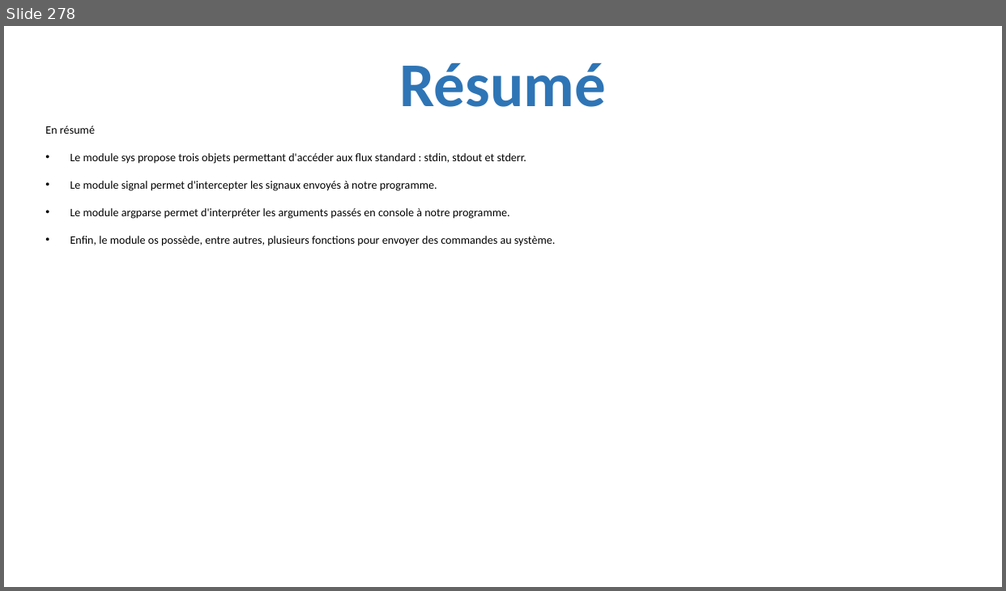
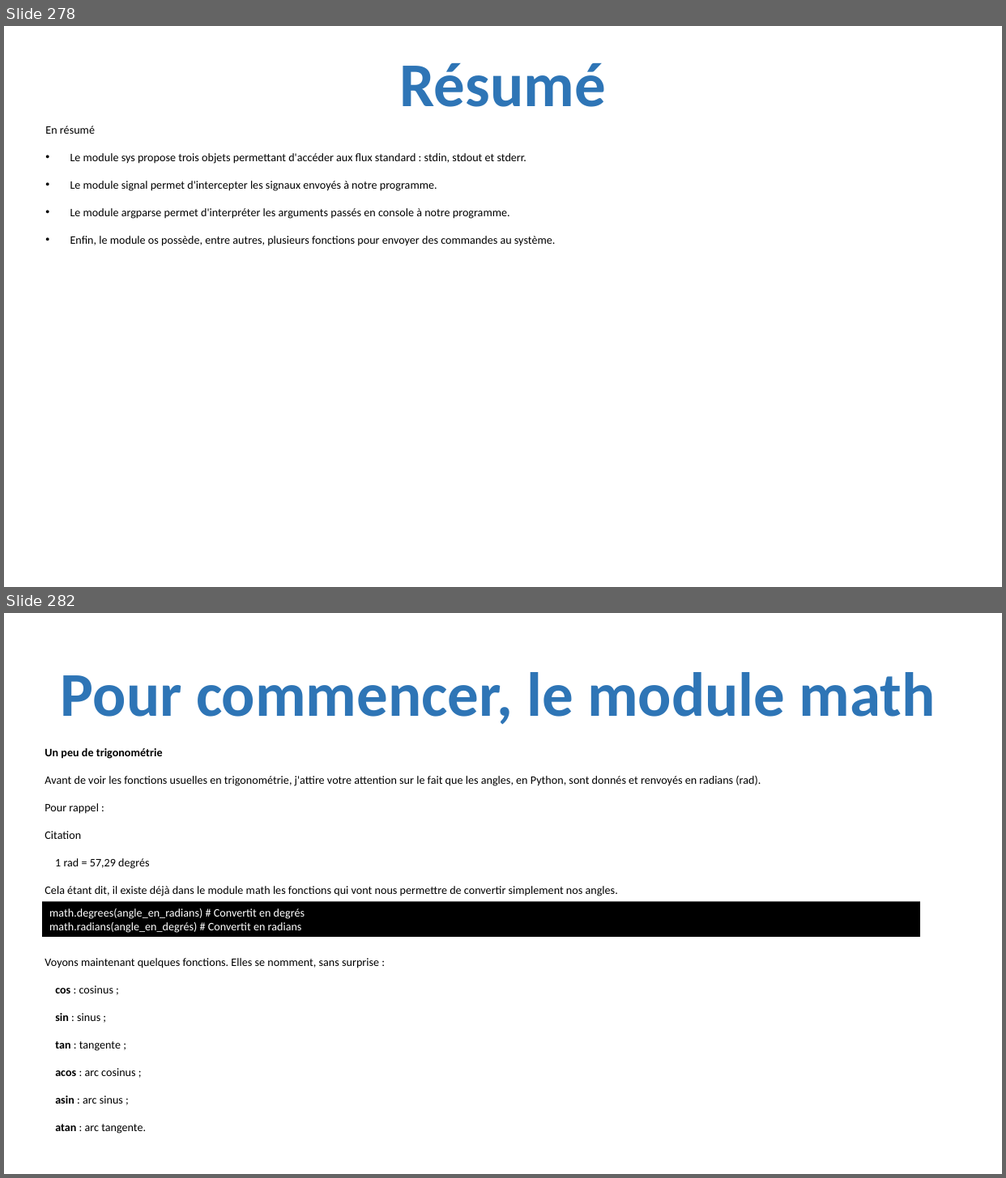
Before and after one commit to julienPalleau/PythonDoc, a slide deck: Python-resume.pptx. Shown one above the other, each under a label of ours: slide 278 before the commit, slides 278 and 282 after it; the slides between them are not shown. The pictures are 1006x591 and 1006x1178 pixels, drawn with LibreOffice and Linux fonts; fonts in the diff are those of the drawing. Boxes give left, top, right and bottom in pixels: in the first picture for what was removed or moved away, otherwise in the second. Text is boxed around its words. In the diff, an @@ line names an element or a change of style, - is before the commit and + after.

```diff
--- a/Python-resume.pptx
+++ b/Python-resume.pptx
@@ slide 282 added at bbox=[4, 613, 1002, 1174], background #FFFFFF @@
@@ title added at bbox=[61, 672, 936, 725], 60 pt, text #2E75B6, bold @@
+Pour commencer, le module math
@@ text added at bbox=[44, 748, 761, 897], 11 pt, text #000000 @@
+Un peu de trigonométrie
+Avant de voir les fonctions usuelles en trigonométrie, j'attire votre attention sur le fait que les angles, en Python, sont donnés et renvoyés en radians (rad).
+Pour rappel :
+Citation
+1 rad = 57,29 degrés
+Cela étant dit, il existe déjà dans le module math les fonctions qui vont nous permettre de convertir simplement nos angles.
@@ rectangle added at bbox=[42, 902, 920, 937], fill #000000, 11 pt, text #FFFFFF @@
+math.degrees(angle_en_radians) # Convertit en degrés
+math.radians(angle_en_degrés) # Convertit en radians
@@ text added at bbox=[44, 958, 379, 1134], 11 pt, text #000000 @@
+Voyons maintenant quelques fonctions. Elles se nomment, sans surprise :
+cos : cosinus ;
+sin : sinus ;
+tan : tangente ;
+acos : arc cosinus ;
+asin : arc sinus ;
+atan : arc tangente.
```
Also in this commit, not shown: 20 other slides added.
